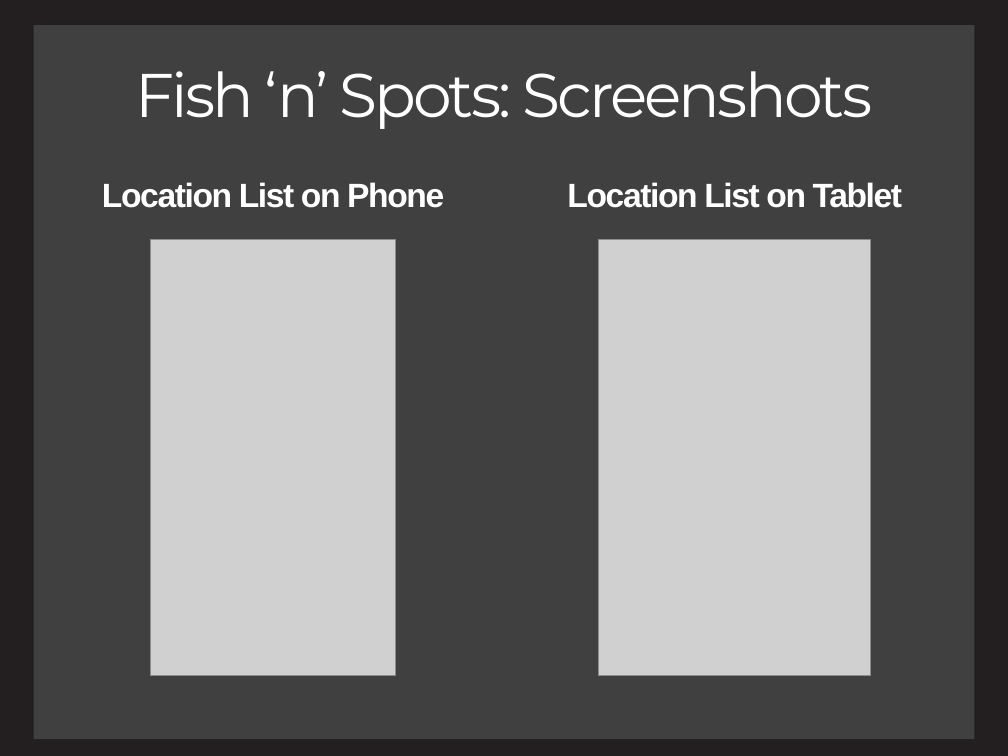
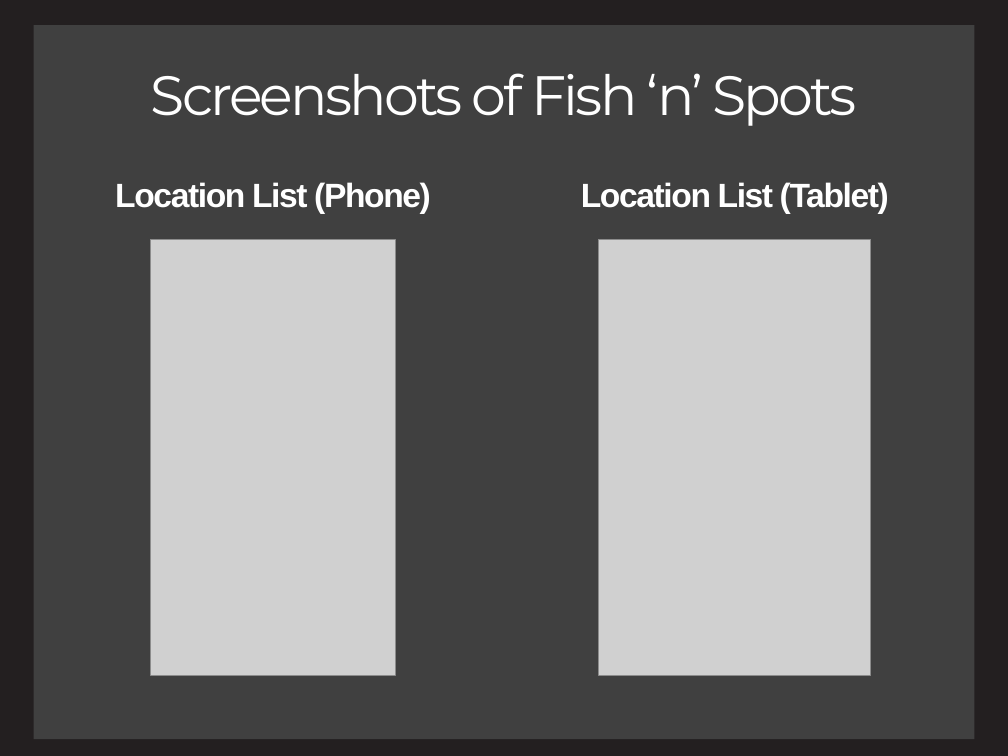
Before and after one commit to charlesmadere/FishnStore, a slide deck: slide 6 of documents/Presentation.pptx. Drawn at 1008x756 pixels with LibreOffice and Linux fonts; fonts in the diff are those of the drawing; grey boxes stand for pictures. Boxes give left, top, right and bottom in pixels: in the first picture for what was removed or moved away, otherwise in the second. Text is boxed around its words. In the diff, an @@ line names an element or a change of style, - is before the commit and + after.

Commit message:
Fish 'n' Spots section of PowerPoint finished

```diff
--- a/documents/Presentation.pptx
+++ b/documents/Presentation.pptx
@@ title at box(151, 73, 857, 126): text changed; size 44 to 39.6 pt @@
-Fish ‘n’ Spots: Screenshots
+Screenshots of Fish ‘n’ Spots
@@ text at box(115, 182, 431, 214): text changed @@
-Location List on Phone
+Location List (Phone)
@@ text at box(581, 182, 889, 214): text changed @@
-Location List on Tablet
+Location List (Tablet)
```
Also in this commit, not shown: 3 other slides changed, 2 slides added.
